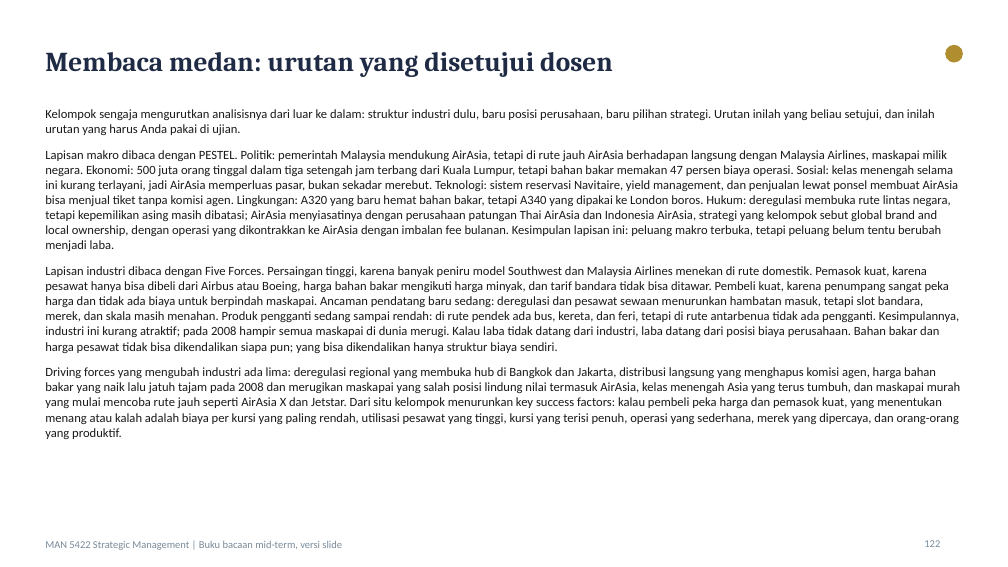
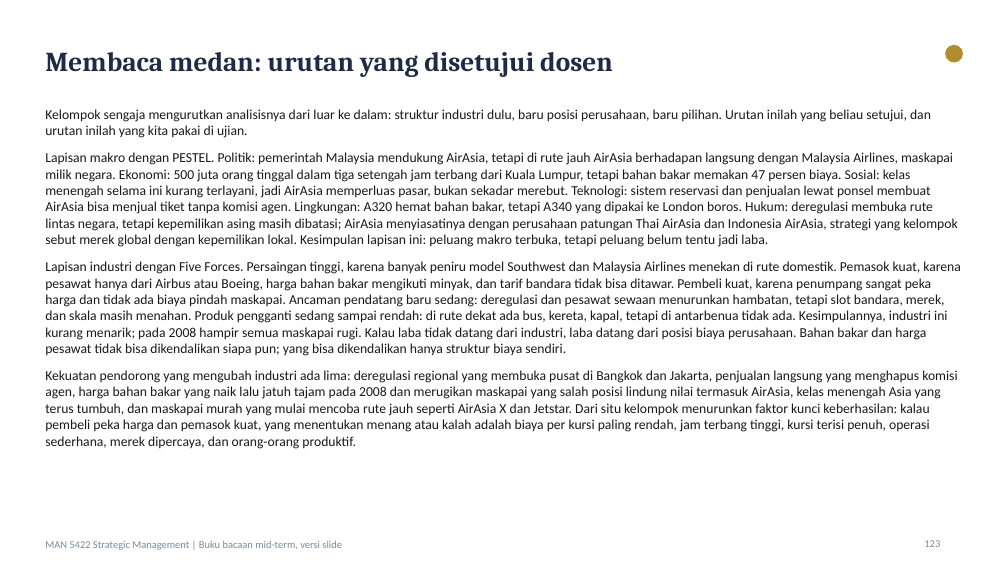
Before and after one commit to aslihabnuri/Dom-Manipulation, a slide deck: slide 123 of Materi_SM_MidTerm/Buku_Bacaan_Strategic_Management_MidTerm.pptx (slide 122 before the commit). Drawn at 1008x567 pixels with LibreOffice and Linux fonts; fonts in the diff are those of the drawing. Boxes give left, top, right and bottom in pixels: in the first picture for what was removed or moved away, otherwise in the second. Text is boxed around its words. In the diff, an @@ line names an element or a change of style, - is before the commit and + after.

```diff
--- a/Materi_SM_MidTerm/Buku_Bacaan_Strategic_Management_MidTerm.pptx
+++ b/Materi_SM_MidTerm/Buku_Bacaan_Strategic_Management_MidTerm.pptx
@@ text at <box>45,109,961,449</box>: text changed; size 12 to 13 pt @@
-Kelompok sengaja mengurutkan analisisnya dari luar ke dalam: struktur industri dulu, baru posisi perusahaan, baru pilihan strategi. Urutan inilah yang beliau setujui, dan inilah urutan yang harus Anda pakai di ujian.
-Lapisan makro dibaca dengan PESTEL. Politik: pemerintah Malaysia mendukung AirAsia, tetapi di rute jauh AirAsia berhadapan langsung dengan Malaysia Airlines, maskapai milik negara. Ekonomi: 500 juta orang tinggal dalam tiga setengah jam terbang dari Kuala Lumpur, tetapi bahan bakar memakan 47 persen biaya operasi. Sosial: kelas menengah selama ini kurang terlayani, jadi AirAsia memperluas pasar, bukan sekadar merebut. Teknologi: sistem reservasi Navitaire, yield management, dan penjualan lewat ponsel membuat AirAsia bisa menjual tiket tanpa komisi agen. Lingkungan: A320 yang baru hemat bahan bakar, tetapi A340 yang dipakai ke London boros. Hukum: deregulasi membuka rute lintas negara, tetapi kepemilikan asing masih dibatasi; AirAsia menyiasatinya dengan perusahaan patungan Thai AirAsia dan Indonesia AirAsia, strategi yang kelompok sebut global brand and local ownership, dengan operasi yang dikontrakkan ke AirAsia dengan imbalan fee bulanan. Kesimpulan lapisan ini: peluang makro terbuka, tetapi peluang belum tentu berubah menjadi laba.
-Lapisan industri dibaca dengan Five Forces. Persaingan tinggi, karena banyak peniru model Southwest dan Malaysia Airlines menekan di rute domestik. Pemasok kuat, karena pesawat hanya bisa dibeli dari Airbus atau Boeing, harga bahan bakar mengikuti harga minyak, dan tarif bandara tidak bisa ditawar. Pembeli kuat, karena penumpang sangat peka harga dan tidak ada biaya untuk berpindah maskapai. Ancaman pendatang baru sedang: deregulasi dan pesawat sewaan menurunkan hambatan masuk, tetapi slot bandara, merek, dan skala masih menahan. Produk pengganti sedang sampai rendah: di rute pendek ada bus, kereta, dan feri, tetapi di rute antarbenua tidak ada pengganti. Kesimpulannya, industri ini kurang atraktif; pada 2008 hampir semua maskapai di dunia merugi. Kalau laba tidak datang dari industri, laba datang dari posisi biaya perusahaan. Bahan bakar dan harga pesawat tidak bisa dikendalikan siapa pun; yang bisa dikendalikan hanya struktur biaya sendiri.
-Driving forces yang mengubah industri ada lima: deregulasi regional yang membuka hub di Bangkok dan Jakarta, distribusi langsung yang menghapus komisi agen, harga bahan bakar yang naik lalu jatuh tajam pada 2008 dan merugikan maskapai yang salah posisi lindung nilai termasuk AirAsia, kelas menengah Asia yang terus tumbuh, dan maskapai murah yang mulai mencoba rute jauh seperti AirAsia X dan Jetstar. Dari situ kelompok menurunkan key success factors: kalau pembeli peka harga dan pemasok kuat, yang menentukan menang atau kalah adalah biaya per kursi yang paling rendah, utilisasi pesawat yang tinggi, kursi yang terisi penuh, operasi yang sederhana, merek yang dipercaya, dan orang-orang yang produktif.
+Kelompok sengaja mengurutkan analisisnya dari luar ke dalam: struktur industri dulu, baru posisi perusahaan, baru pilihan. Urutan inilah yang beliau setujui, dan urutan inilah yang kita pakai di ujian.
+Lapisan makro dengan PESTEL. Politik: pemerintah Malaysia mendukung AirAsia, tetapi di rute jauh AirAsia berhadapan langsung dengan Malaysia Airlines, maskapai milik negara. Ekonomi: 500 juta orang tinggal dalam tiga setengah jam terbang dari Kuala Lumpur, tetapi bahan bakar memakan 47 persen biaya. Sosial: kelas menengah selama ini kurang terlayani, jadi AirAsia memperluas pasar, bukan sekadar merebut. Teknologi: sistem reservasi dan penjualan lewat ponsel membuat AirAsia bisa menjual tiket tanpa komisi agen. Lingkungan: A320 hemat bahan bakar, tetapi A340 yang dipakai ke London boros. Hukum: deregulasi membuka rute lintas negara, tetapi kepemilikan asing masih dibatasi; AirAsia menyiasatinya dengan perusahaan patungan Thai AirAsia dan Indonesia AirAsia, strategi yang kelompok sebut merek global dengan kepemilikan lokal. Kesimpulan lapisan ini: peluang makro terbuka, tetapi peluang belum tentu jadi laba.
+Lapisan industri dengan Five Forces. Persaingan tinggi, karena banyak peniru model Southwest dan Malaysia Airlines menekan di rute domestik. Pemasok kuat, karena pesawat hanya dari Airbus atau Boeing, harga bahan bakar mengikuti minyak, dan tarif bandara tidak bisa ditawar. Pembeli kuat, karena penumpang sangat peka harga dan tidak ada biaya pindah maskapai. Ancaman pendatang baru sedang: deregulasi dan pesawat sewaan menurunkan hambatan, tetapi slot bandara, merek, dan skala masih menahan. Produk pengganti sedang sampai rendah: di rute dekat ada bus, kereta, kapal, tetapi di antarbenua tidak ada. Kesimpulannya, industri ini kurang menarik; pada 2008 hampir semua maskapai rugi. Kalau laba tidak datang dari industri, laba datang dari posisi biaya perusahaan. Bahan bakar dan harga pesawat tidak bisa dikendalikan siapa pun; yang bisa dikendalikan hanya struktur biaya sendiri.
+Kekuatan pendorong yang mengubah industri ada lima: deregulasi regional yang membuka pusat di Bangkok dan Jakarta, penjualan langsung yang menghapus komisi agen, harga bahan bakar yang naik lalu jatuh tajam pada 2008 dan merugikan maskapai yang salah posisi lindung nilai termasuk AirAsia, kelas menengah Asia yang terus tumbuh, dan maskapai murah yang mulai mencoba rute jauh seperti AirAsia X dan Jetstar. Dari situ kelompok menurunkan faktor kunci keberhasilan: kalau pembeli peka harga dan pemasok kuat, yang menentukan menang atau kalah adalah biaya per kursi paling rendah, jam terbang tinggi, kursi terisi penuh, operasi sederhana, merek dipercaya, dan orang-orang produktif.
```
Also in this commit, not shown: 148 other slides changed, 14 slides added, 2 slides removed, 5 other files.
